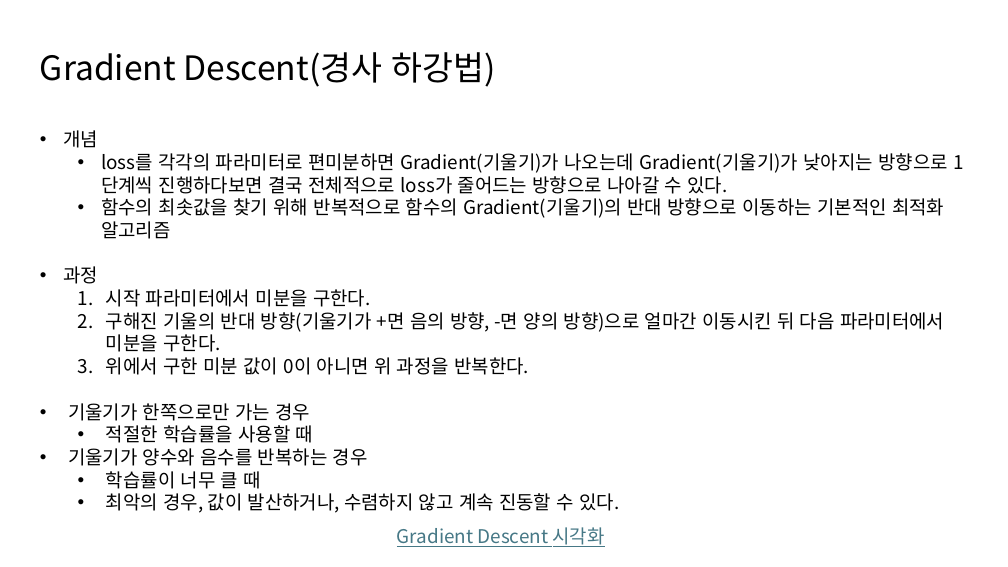
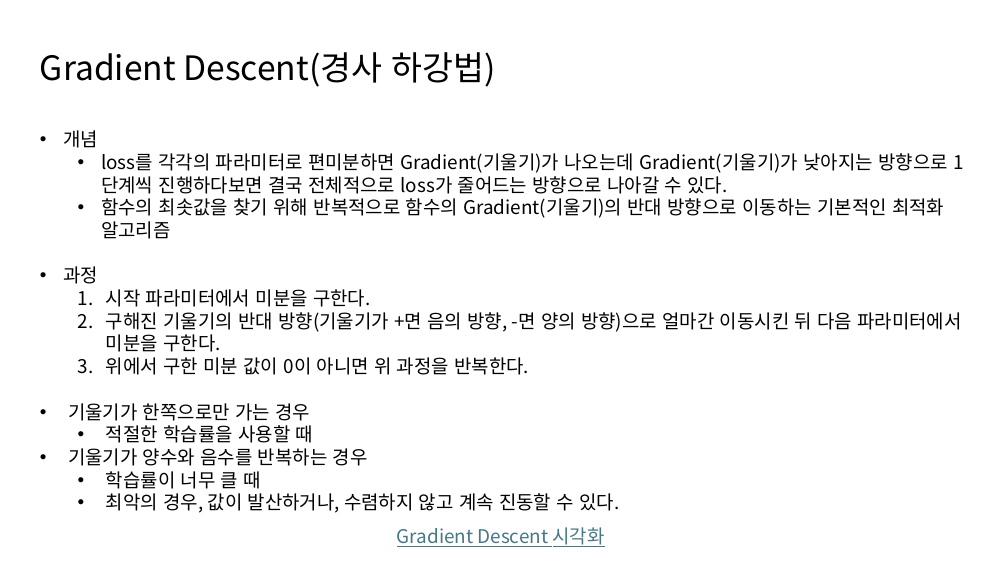
Before and after one commit to ha-taeyeong/University, a slide deck: slide 3 of tensor/Lec5.pptx. Drawn at 1008x567 pixels with LibreOffice and Linux fonts; fonts in the diff are those of the drawing. Boxes give left, top, right and bottom in pixels: in the first picture for what was removed or moved away, otherwise in the second. Text is boxed around its words. In the diff, an @@ line names an element or a change of style, - is before the commit and + after.

```diff
--- a/tensor/Lec5.pptx
+++ b/tensor/Lec5.pptx
@@ text at bbox=[106, 312, 961, 352]: text changed @@
-  2. 구해진 기울의 반대 방향(기울기가 +면 음의 방향, -면 양의 방향)으로 얼마간 이동시킨 뒤 다음 파라미터에서 미분을 구한다.
+  2. 구해진 기울기의 반대 방향(기울기가 +면 음의 방향, -면 양의 방향)으로 얼마간 이동시킨 뒤 다음 파라미터에서 미분을 구한다.
```
Also in this commit, not shown: 5 other files.
